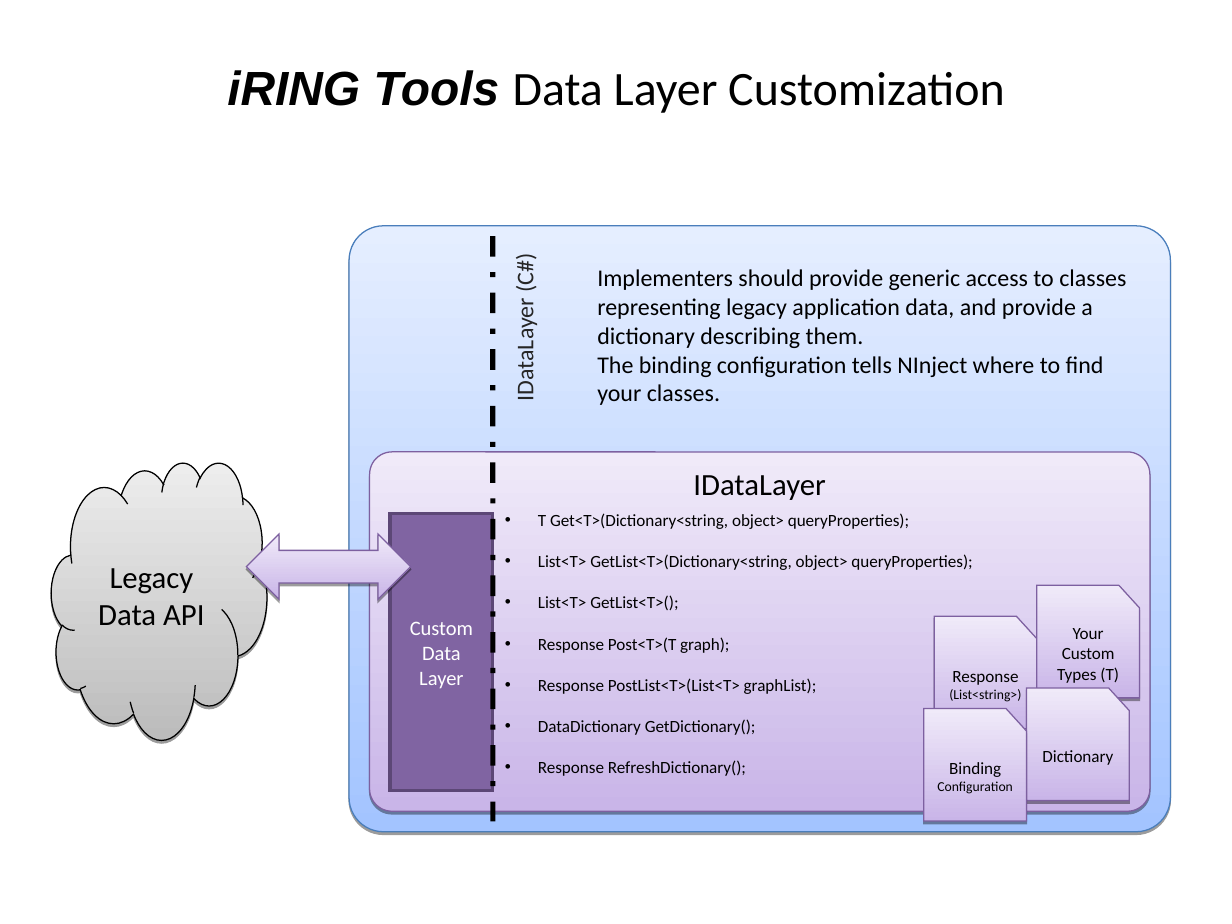
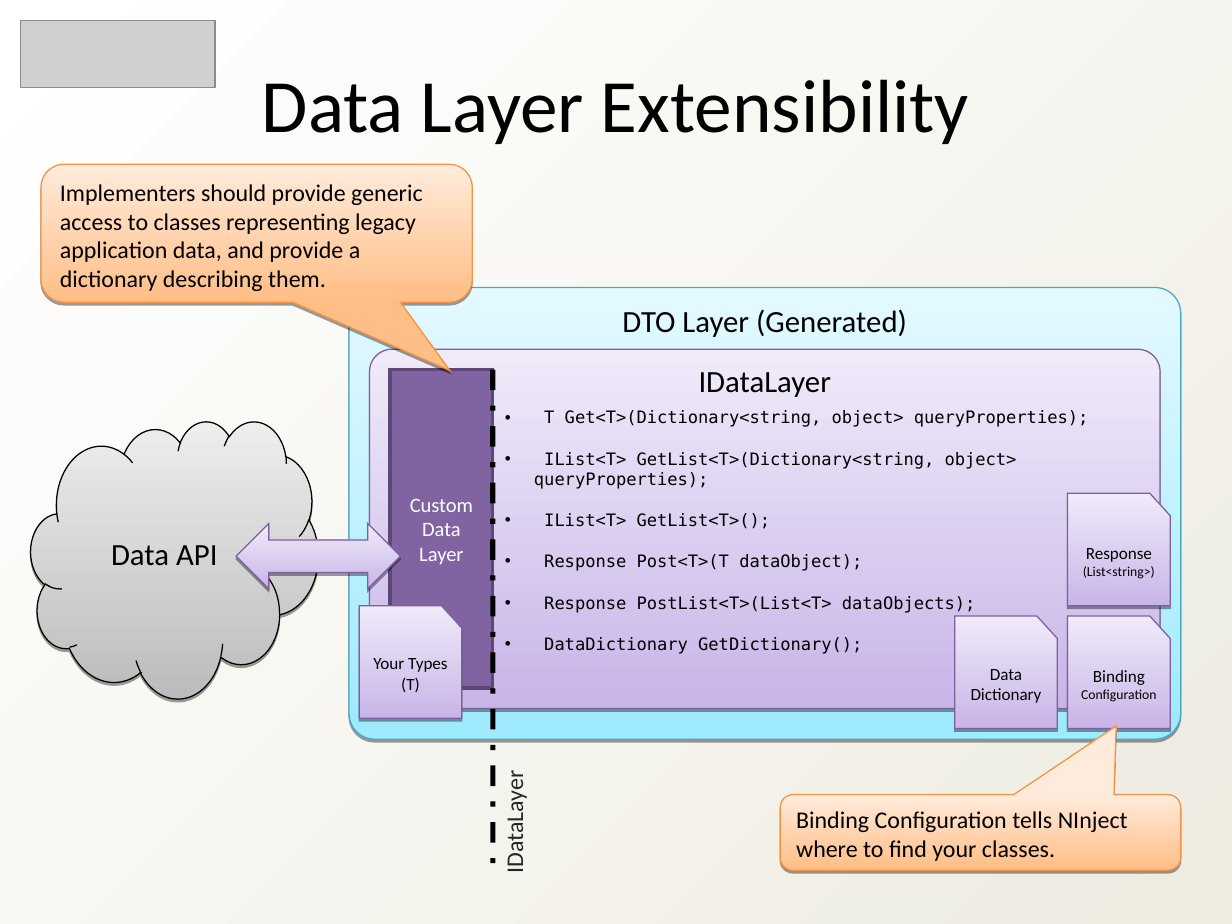
Before and after one commit to heyena/iring-tools, a slide deck: slide 14 of trunk/Documentation/iRING SDK Overview.ppt (slide 13 before the commit). Drawn at 1232x924 pixels with LibreOffice and Linux fonts; fonts in the diff are those of the drawing; grey boxes stand for pictures; background and template pictures are left out. Boxes give left, top, right and bottom in pixels: in the first picture for what was removed or moved away, otherwise in the second. Text is boxed around its words. In the diff, an @@ line names an element or a change of style, - is before the commit and + after.

```diff
--- a/trunk/Documentation/iRING SDK Overview.ppt
+++ b/trunk/Documentation/iRING SDK Overview.ppt
@@ background picture (left out) to gradient #FFFFFF to #EEECE1 @@
@@ picture added at (x1=21, y1=21, x2=216, y2=87) @@
@@ text at (x1=262, y1=79, x2=969, y2=144): text changed; size 28 to 44 pt @@
-iRING Tools Data Layer Customization
+Data Layer Extensibility
@@ rounded speech box added at (x1=41, y1=164, x2=472, y2=302), fill gradient #FFBE86 to #FFEBDB, outline #F69240 0.74 pt, 14 pt, text #000000 @@
+Implementers should provide generic access to classes representing legacy application data, and provide a dictionary describing them.
@@ rounded rectangle removed at (x1=349, y1=225, x2=1170, y2=832) @@
@@ text removed at (x1=597, y1=269, x2=1126, y2=405) @@
-Implementers should provide generic access to classes representing legacy application data, and provide a dictionary describing them.
-The binding configuration tells NInject where to find your classes.
@@ rounded rectangle added at (x1=349, y1=287, x2=1180, y2=739), fill gradient #9EEAFF to #E4F9FF, outline #46AAC5 0.74 pt, 18 pt, text #000000 @@
+DTO Layer (Generated)
@@ rounded rectangle "IDataLayer" resized from (x1=370, y1=452, x2=1149, y2=812) to (x1=370, y1=350, x2=1161, y2=710) @@
@@ rectangle "Custom Data Layer" resized from (x1=391, y1=514, x2=493, y2=791) to (x1=391, y1=370, x2=493, y2=689) @@
@@ line moved from (493, 237) - (493, 822) to (493, 370) - (493, 872) @@
@@ text "T Get<T>(Dictionary<string, object> queryProperties);" moved from (x1=538, y1=513, x2=972, y2=776) to (x1=534, y1=410, x2=1089, y2=654) @@
@@ text at (x1=544, y1=410, x2=1089, y2=654): font Calibri to DejaVu Sans Mono in "T Get<T>(Dictionary<string, object> queryProperties);", "DataDictionary GetDictionary();" @@
@@ freeform shape "Data API" resized from (x1=52, y1=462, x2=267, y2=739) to (x1=31, y1=421, x2=318, y2=699) @@
@@ text at (x1=534, y1=452, x2=1017, y2=613): text changed; font Calibri to DejaVu Sans Mono @@
-• List<T> GetList<T>(Dictionary<string, object> queryProperties);
-• List<T> GetList<T>();
-• Response Post<T>(T graph);
-• Response PostList<T>(List<T> graphList);
+• IList<T> GetList<T>(Dictionary<string, object> queryProperties);
+• IList<T> GetList<T>();
+• Response Post<T>(T dataObject);
+• Response PostList<T>(List<T> dataObjects);
@@ flow chart punched card "Response (List<string>)" moved from (x1=934, y1=616, x2=1036, y2=728) to (x1=1068, y1=493, x2=1170, y2=605) @@
@@ left right arrow moved from (x1=246, y1=535, x2=410, y2=600) to (x1=237, y1=524, x2=400, y2=589) @@
@@ text in freeform shape at (x1=111, y1=545, x2=217, y2=566): text changed @@
-Legacy Data API
+Data API
@@ flow chart punched card "Your Types (T)" moved from (x1=1037, y1=585, x2=1140, y2=697) to (x1=360, y1=606, x2=462, y2=718) @@
@@ flow chart punched card "Data Dictionary" moved from (x1=1026, y1=689, x2=1129, y2=801) to (x1=955, y1=616, x2=1057, y2=728) @@
@@ flow chart punched card "Binding Configuration" moved from (x1=924, y1=708, x2=1026, y2=821) to (x1=1068, y1=616, x2=1170, y2=728) @@
@@ text in flow chart punched card at (x1=373, y1=658, x2=447, y2=692): text changed @@
-Your Custom Types (T)
+Your Types (T)
@@ text in flow chart punched card at (x1=971, y1=669, x2=1042, y2=703): text changed @@
-Dictionary
+Data
+Dictionary
@@ text at (x1=538, y1=760, x2=746, y2=776): paragraph removed @@
-• Response RefreshDictionary();
@@ text at (x1=500, y1=780, x2=529, y2=870): text changed @@
-IDataLayer (C#)
+IDataLayer
@@ rounded speech box added at (x1=780, y1=795, x2=1180, y2=870), fill gradient #FFBE86 to #FFEBDB, outline #F69240 0.74 pt, 14 pt, text #000000 @@
+Binding Configuration tells NInject where to find your classes.
```
Also in this commit, not shown: 9 other slides changed, 5 slides added, 5 slides removed, 1 other file.
